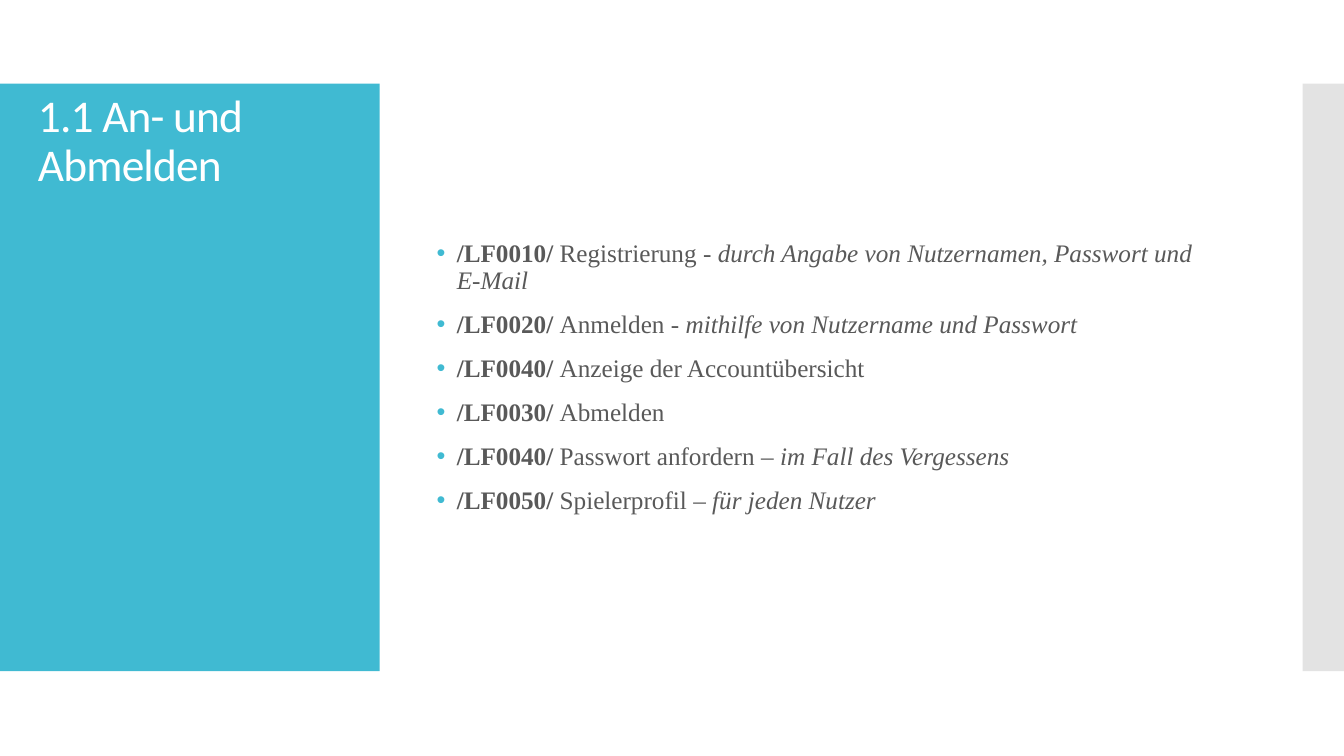
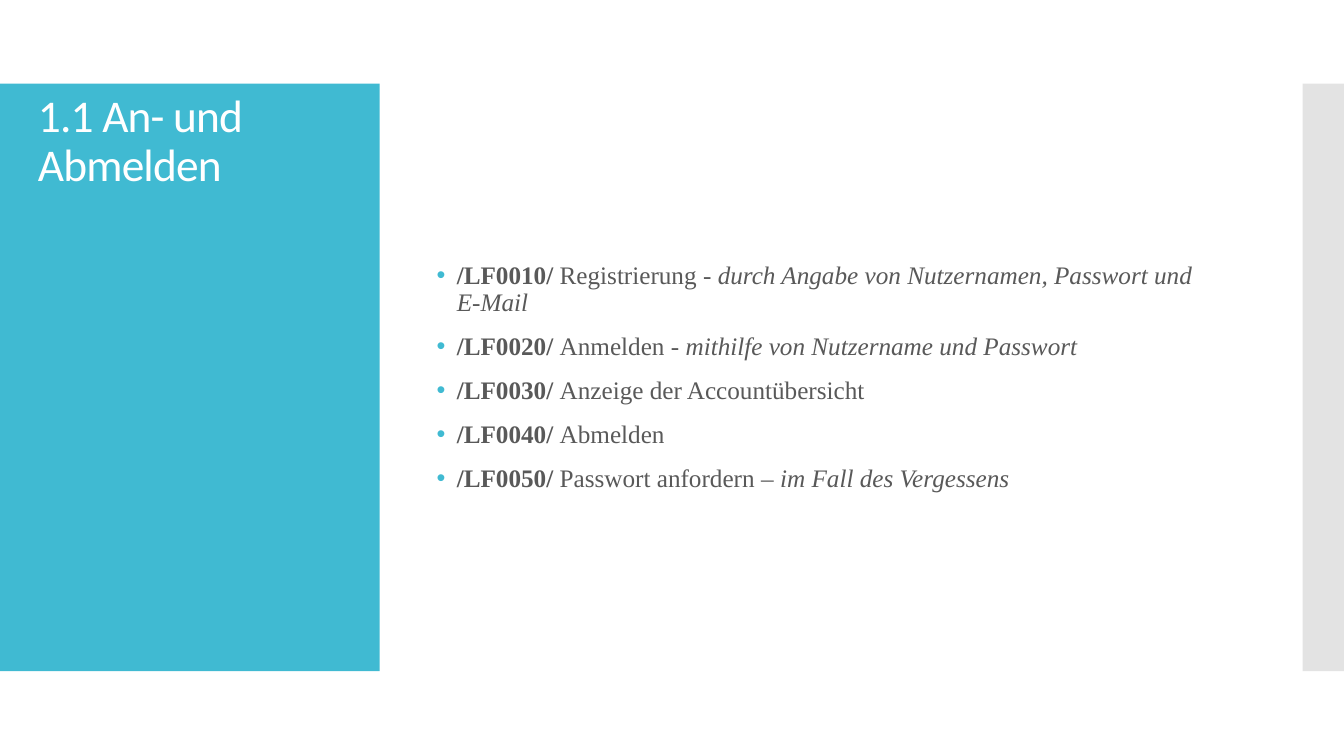
Before and after one commit to ch-schlecht/cz17a, a slide deck: slide 4 of Vortrag/Review_Lastenheft_Folien.pptx. Drawn at 1344x756 pixels with LibreOffice and Linux fonts; fonts in the diff are those of the drawing. Boxes give left, top, right and bottom in pixels: in the first picture for what was removed or moved away, otherwise in the second. Text is boxed around its words. In the diff, an @@ line names an element or a change of style, - is before the commit and + after.

```diff
--- a/Vortrag/Review_Lastenheft_Folien.pptx
+++ b/Vortrag/Review_Lastenheft_Folien.pptx
@@ text at [457, 381, 1010, 493]: text changed @@
-• /LF0040/ Anzeige der Accountübersicht
-• /LF0030/ Abmelden
-• /LF0040/ Passwort anfordern – im Fall des Vergessens
-• /LF0050/ Spielerprofil – für jeden Nutzer
+• /LF0030/ Anzeige der Accountübersicht
+• /LF0040/ Abmelden
+• /LF0050/ Passwort anfordern – im Fall des Vergessens
```
Also in this commit, not shown: 19 other slides changed, 1 slide added, 1 slide removed.
